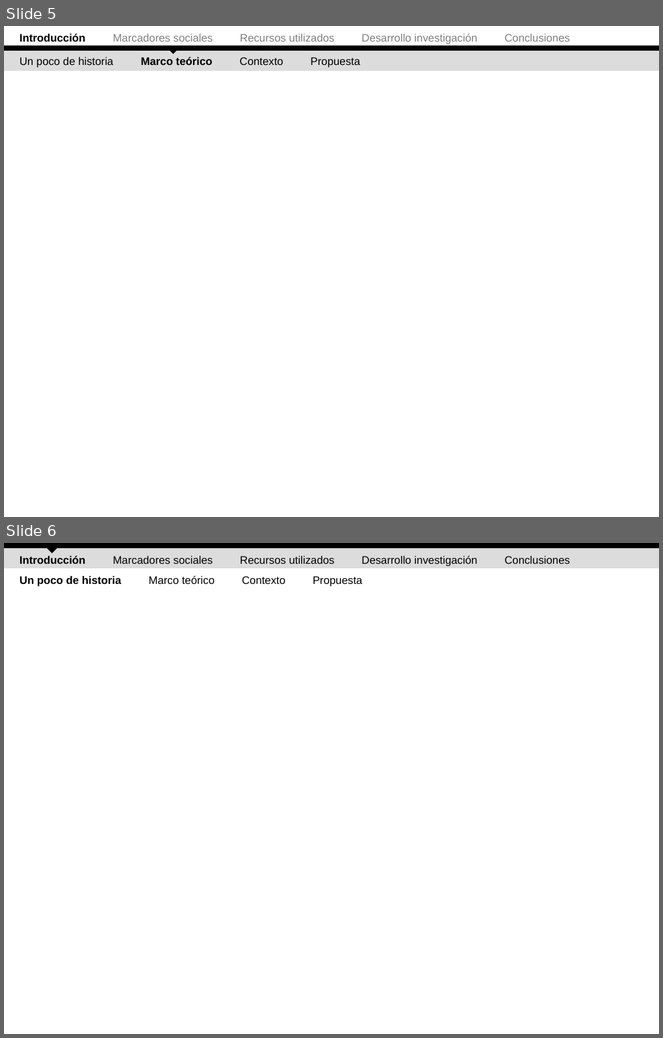
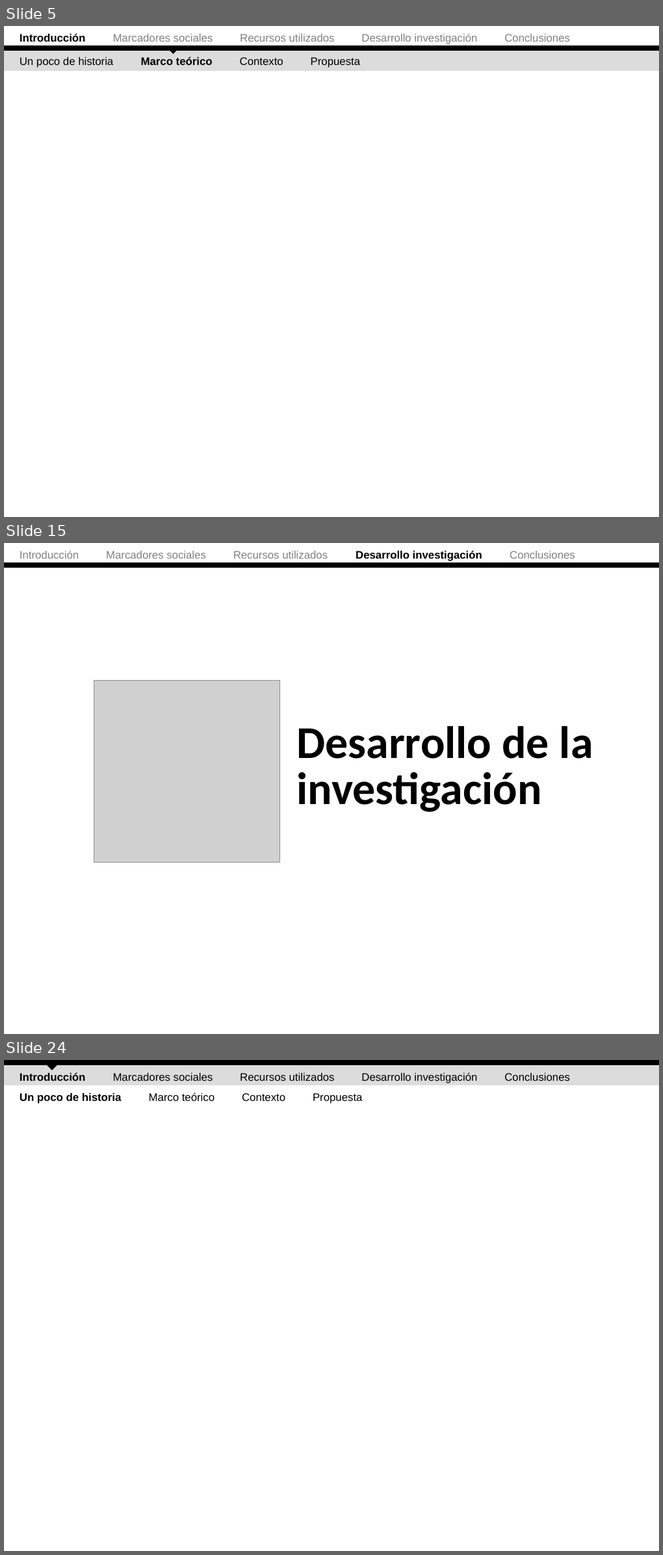
Before and after one commit to ak907kenai/nicotournetesis, a slide deck: docs_trunk/Presentación Tesis (UI nueva).ppt. Shown one above the other, each under a label of ours: slides 5 and 6 before the commit, slides 5, 15 and 24 after it; the slides between them are not shown. The pictures are 663x1038 and 663x1555 pixels, drawn with LibreOffice and Linux fonts; fonts in the diff are those of the drawing; grey boxes stand for pictures. Boxes give left, top, right and bottom in pixels: in the first picture for what was removed or moved away, otherwise in the second. Text is boxed around its words. In the diff, an @@ line names an element or a change of style, - is before the commit and + after.

```diff
--- a/docs_trunk/Presentación Tesis (UI nueva).ppt
+++ b/docs_trunk/Presentación Tesis (UI nueva).ppt
@@ slide 15 added at (4,543,659,1034), background #FFFFFF @@
@@ text added at (20,550,575,561), 12 pt, text #808080 @@
+Introducción Marcadores sociales Recursos utilizados Desarrollo investigación Conclusiones
@@ rectangle added at (4,563,659,568), fill #000000 @@
@@ picture added at (94,681,280,863) @@
@@ text added at (296,726,594,759), 50 pt, text #000000, bold @@
+Desarrollo de la
@@ text added at (296,772,542,812), 50 pt, text #000000, bold @@
+investigación
@@ what was slide 6 is now slide 24 @@
```
Also in this commit, not shown: 2 slides changed, 17 other slides added, 1 other file.
